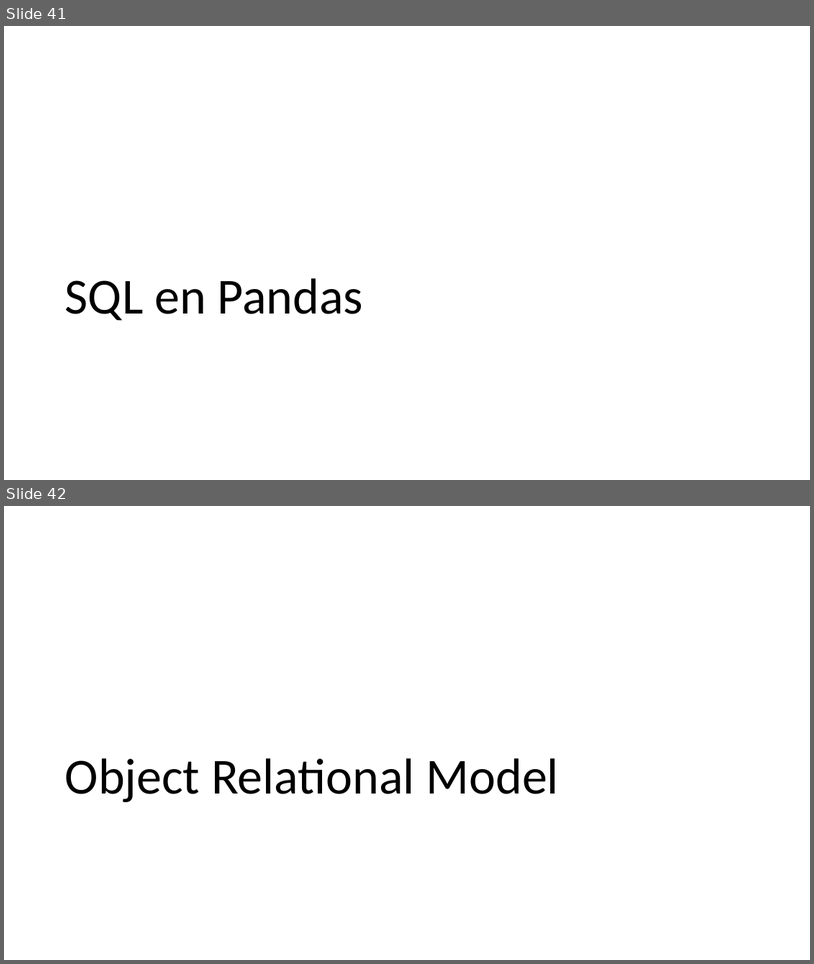
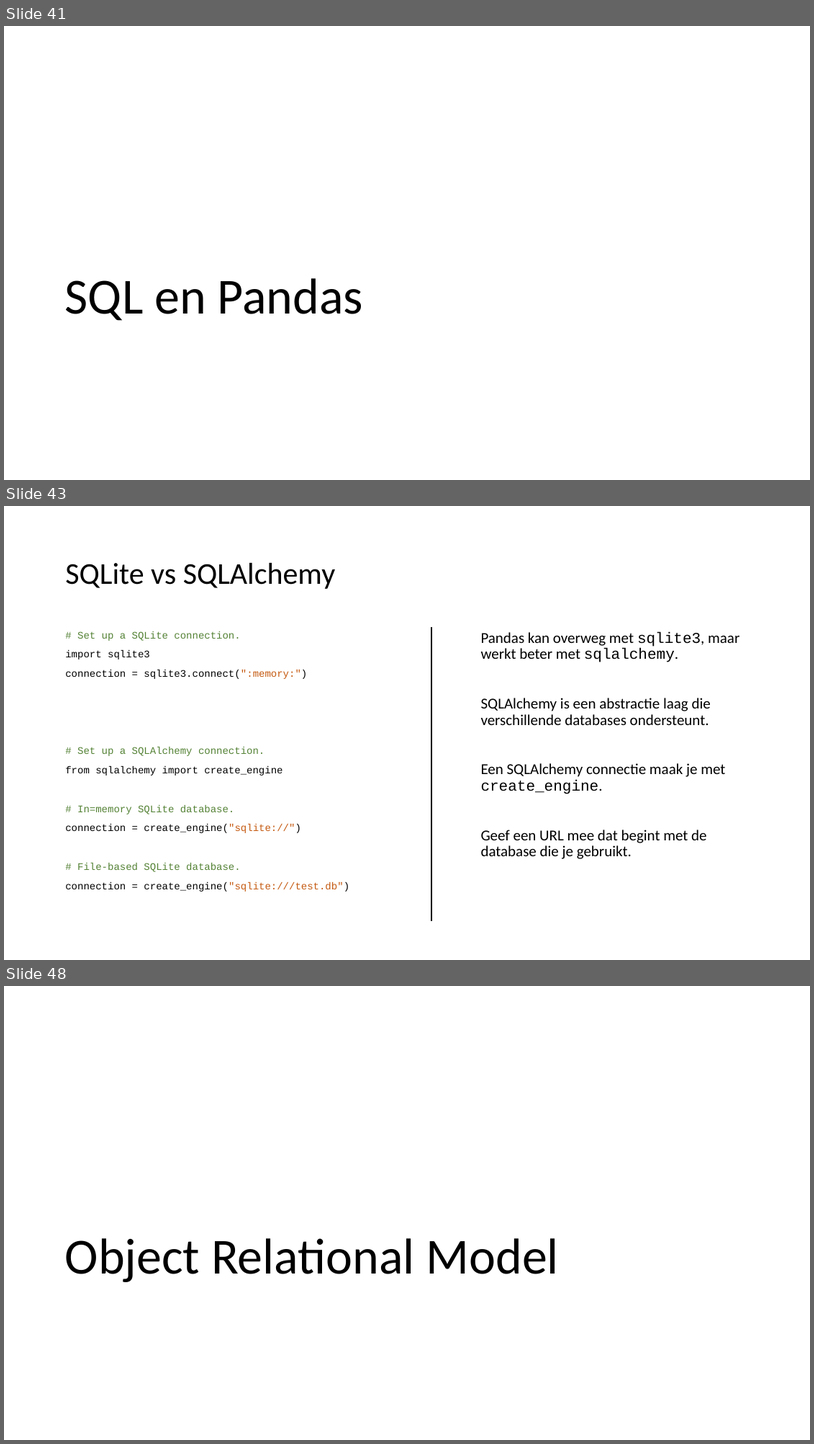
Before and after one commit to LFKoning/knowledge-sharing, a slide deck: sql_course/3_python/3_python.pptx. Shown one above the other, each under a label of ours: slides 41 and 42 before the commit, slides 41, 43 and 48 after it; the slides between them are not shown. The pictures are 814x964 and 814x1444 pixels, drawn with LibreOffice and Linux fonts; fonts in the diff are those of the drawing. Boxes give left, top, right and bottom in pixels: in the first picture for what was removed or moved away, otherwise in the second. Text is boxed around its words. In the diff, an @@ line names an element or a change of style, - is before the commit and + after.

```diff
--- a/sql_course/3_python/3_python.pptx
+++ b/sql_course/3_python/3_python.pptx
@@ slide 43 added at [4, 506, 810, 960], background #FFFFFF @@
@@ title added at [65, 563, 335, 589], 36 pt, text #000000 @@
+SQLite vs SQLAlchemy
@@ text added at [65, 631, 350, 891], 12 pt, text #000000 @@
+# Set up a SQLite connection.
+import sqlite3
+connection = sqlite3.connect(":memory:")
+# Set up a SQLAlchemy connection.
+from sqlalchemy import create_engine
+# In=memory SQLite database.
+connection = create_engine("sqlite://")
+# File-based SQLite database.
+connection = create_engine("sqlite:///test.db")
@@ line added from (432, 627) to (432, 921), #000000 1.5 pt @@
@@ text added at [481, 632, 740, 859], 18 pt, text #000000 @@
+Pandas kan overweg met sqlite3, maar werkt beter met sqlalchemy.
+SQLAlchemy is een abstractie laag die verschillende databases ondersteunt.
+Een SQLAlchemy connectie maak je met create_engine.
+Geef een URL mee dat begint met de database die je gebruikt.
@@ what was slide 42 is now slide 48 @@
```
Also in this commit, not shown: 5 slides changed, 11 other slides added, 2 slides removed, 1 other file.
